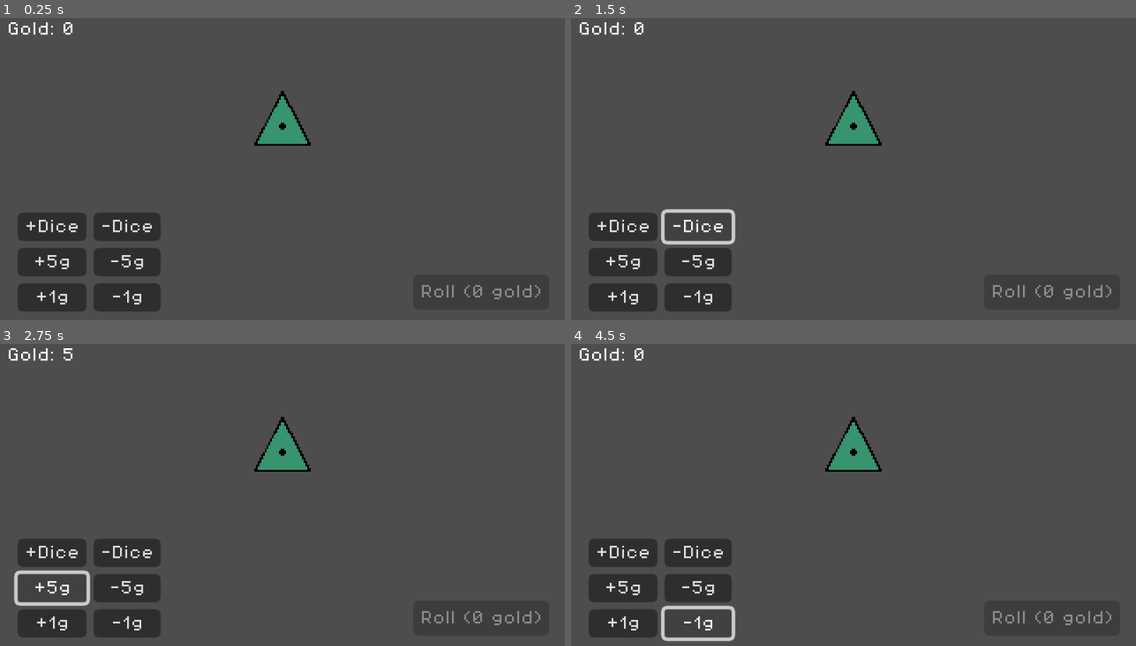
Above: before the commit, frames 1-4 (two rows, left to right).
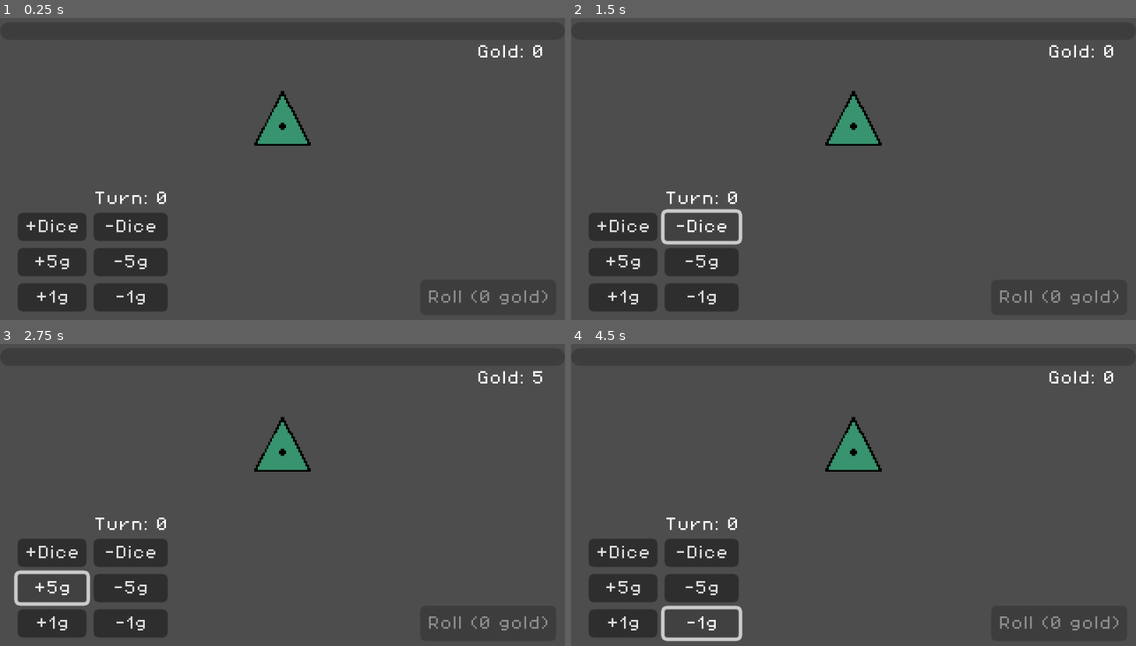
Above: after the commit, the same moments.

Repository: Loethor/crazy_dices
Game: Godot game, scene res://main/game.tscn
Two runs of this game, one before a commit and one after it. Both use one fixed random seed, a clock stepped at 60 frames per second and the inputs below.
Inputs:
- Up to frame 1 (0.25 s): no input
- Up to frame 2 (1.5 s): click "+Dice" at 0.5 s; click "-Dice" at 1.25 s
- Up to frame 3 (2.75 s): click "+5g" at 2 s
- Up to frame 4 (4.5 s): click "-5g" at 2.75 s; click "+1g" at 3.5 s; click "-1g" at 4.25 s

The runs differ from the first frame. In frame 1, 1.6% of the frame differs, in the area x 1-97%, y 1-98%; in frame 2, 1.7%; in frame 3, 1.6%; in frame 4, 1.7%.

Commit message:
implement turns

Diff:
--- a/debug/debug.gd
+++ b/debug/debug.gd
@@ -4,12 +4,18 @@
 signal spawn_dice_pressed
 signal remove_dice_pressed
 @onready var dice_label: Label = $GridContainer/DiceLabel
+@onready var turn_label: Label = $GridContainer/TurnLabel
 
 func  _ready() -> void:
 	GameState.number_of_dice_changed.connect(_on_number_of_dice_changed)
+	GameState.game_turn_changed.connect(_on_game_turn_changed)
+	_on_game_turn_changed()
 
 func _on_number_of_dice_changed() -> void:
 	dice_label.text = "Dices: %s" % GameState.selected_dices.size()
+
+func _on_game_turn_changed() -> void:
+	turn_label.text = "Turn: %s" % GameState.game_turn
 
 func _on_spawn_dice_button_pressed() -> void:
 	spawn_dice_pressed.emit()
--- a/debug/debug.tscn
+++ b/debug/debug.tscn
@@ -20,7 +20,7 @@
 [node name="DiceLabel" type="Label" parent="GridContainer"]
 layout_mode = 2
 
-[node name="Label2" type="Label" parent="GridContainer"]
+[node name="TurnLabel" type="Label" parent="GridContainer"]
 layout_mode = 2
 
 [node name="SpawnDiceButton" type="Button" parent="GridContainer"]
--- a/globals/game_state.gd
+++ b/globals/game_state.gd
@@ -3,6 +3,17 @@
 signal gold_changed()
 signal roll_cost_changed()
 signal number_of_dice_changed()
+signal game_turn_changed()
+
+const MAX_TURN:int = 30
+const SHOP_TURN:int = 5
+const CHECK_TURN:int = 10
+
+var game_turn:int = 0 : set = _set_game_turn
+
+func _set_game_turn(new_turn:int) -> void:
+	game_turn = new_turn
+	game_turn_changed.emit()
 
 var current_position: int = 0
 var roll_cost: int = 0 : set = _set_roll_cost
@@ -57,3 +68,5 @@
 	for dice in selected_dices:
 		dice.roll()
 	unselect_all_dices()
+
+	game_turn += 1
--- /dev/null
+++ b/ui/game_progress.gd
@@ -0,0 +1,8 @@
+class_name GameProgress
+extends ProgressBar
+
+func _ready() -> void:
+	GameState.game_turn_changed.connect(_update_game_progress)
+
+func _update_game_progress() -> void:
+	value = GameState.game_turn
--- /dev/null
+++ b/ui/game_progress.tscn
@@ -0,0 +1,8 @@
+[gd_scene format=3 uid="uid://bsvmbn02wdyyu"]
+
+[node name="GameProgress" type="ProgressBar"]
+offset_right = 4.0
+offset_bottom = 4.0
+max_value = 30.0
+step = 1.0
+show_percentage = false
--- a/ui/gold_label.tscn
+++ b/ui/gold_label.tscn
@@ -3,9 +3,7 @@
 [ext_resource type="Script" uid="uid://kfcrdtljd8p6" path="res://ui/gold_label.gd" id="1_75thq"]
 
 [node name="GoldLabel" type="Label"]
-offset_left = 8.0
-offset_top = 8.0
-offset_right = 29.0
-offset_bottom = 20.0
+offset_right = 38.0
+offset_bottom = 8.0
 text = "Gold: 0"
 script = ExtResource("1_75thq")
--- a/ui/roll_button.tscn
+++ b/ui/roll_button.tscn
@@ -3,19 +3,8 @@
 [ext_resource type="Script" uid="uid://c8k6a68edihbq" path="res://ui/roll_button.gd" id="1_s5b3k"]
 
 [node name="RollButton" type="Button"]
-custom_minimum_size = Vector2(60, 20)
-anchors_preset = 3
-anchor_left = 1.0
-anchor_top = 1.0
-anchor_right = 1.0
-anchor_bottom = 1.0
-offset_left = -65.0
-offset_top = -33.0
-offset_right = -12.0
-offset_bottom = -13.0
-grow_horizontal = 0
-grow_vertical = 0
-theme_override_font_sizes/font_size = 8
+offset_right = 77.0
+offset_bottom = 16.0
 text = "Roll (0 gold)"
 script = ExtResource("1_s5b3k")
 
--- a/ui/ui.tscn
+++ b/ui/ui.tscn
@@ -1,7 +1,9 @@
-[gd_scene load_steps=3 format=3 uid="uid://cmyq13tvqep5k"]
+[gd_scene load_steps=5 format=3 uid="uid://cmyq13tvqep5k"]
 
 [ext_resource type="PackedScene" uid="uid://n6kr324me2cv" path="res://ui/gold_label.tscn" id="1_nb4k0"]
 [ext_resource type="PackedScene" uid="uid://bw3x7xycnl3tp" path="res://ui/roll_button.tscn" id="2_ks8t7"]
+[ext_resource type="PackedScene" uid="uid://bsvmbn02wdyyu" path="res://ui/game_progress.tscn" id="3_wl5ax"]
+[ext_resource type="Script" uid="uid://bv6ia1e46asi" path="res://ui/game_progress.gd" id="4_vkava"]
 
 [node name="UI" type="Control"]
 layout_mode = 3
@@ -13,17 +15,39 @@
 mouse_filter = 2
 
 [node name="GoldLabel" parent="." instance=ExtResource("1_nb4k0")]
-layout_mode = 0
-offset_left = 0.0
-offset_top = 6.0
-offset_right = 46.0
-offset_bottom = 14.0
+layout_mode = 1
+anchors_preset = 1
+anchor_left = 1.0
+anchor_right = 1.0
+offset_left = -54.0
+offset_top = 19.0
+offset_right = -8.0
+offset_bottom = 27.0
+grow_horizontal = 0
 horizontal_alignment = 1
 vertical_alignment = 1
 
 [node name="RollButton" parent="." instance=ExtResource("2_ks8t7")]
 layout_mode = 1
-offset_left = -86.0
-offset_top = -31.0
-offset_right = -9.0
-offset_bottom = -11.0
+anchors_preset = 3
+anchor_left = 1.0
+anchor_top = 1.0
+anchor_right = 1.0
+anchor_bottom = 1.0
+offset_left = -82.0
+offset_top = -28.0
+offset_right = -5.0
+offset_bottom = -8.0
+grow_horizontal = 0
+grow_vertical = 0
+
+[node name="GameProgress" parent="." instance=ExtResource("3_wl5ax")]
+custom_minimum_size = Vector2(0, 10)
+layout_mode = 1
+anchors_preset = 10
+anchor_right = 1.0
+offset_top = 6.0
+offset_right = 0.0
+offset_bottom = 16.0
+grow_horizontal = 2
+script = ExtResource("4_vkava")
Not shown, added: ui/game_progress.gd.uid
